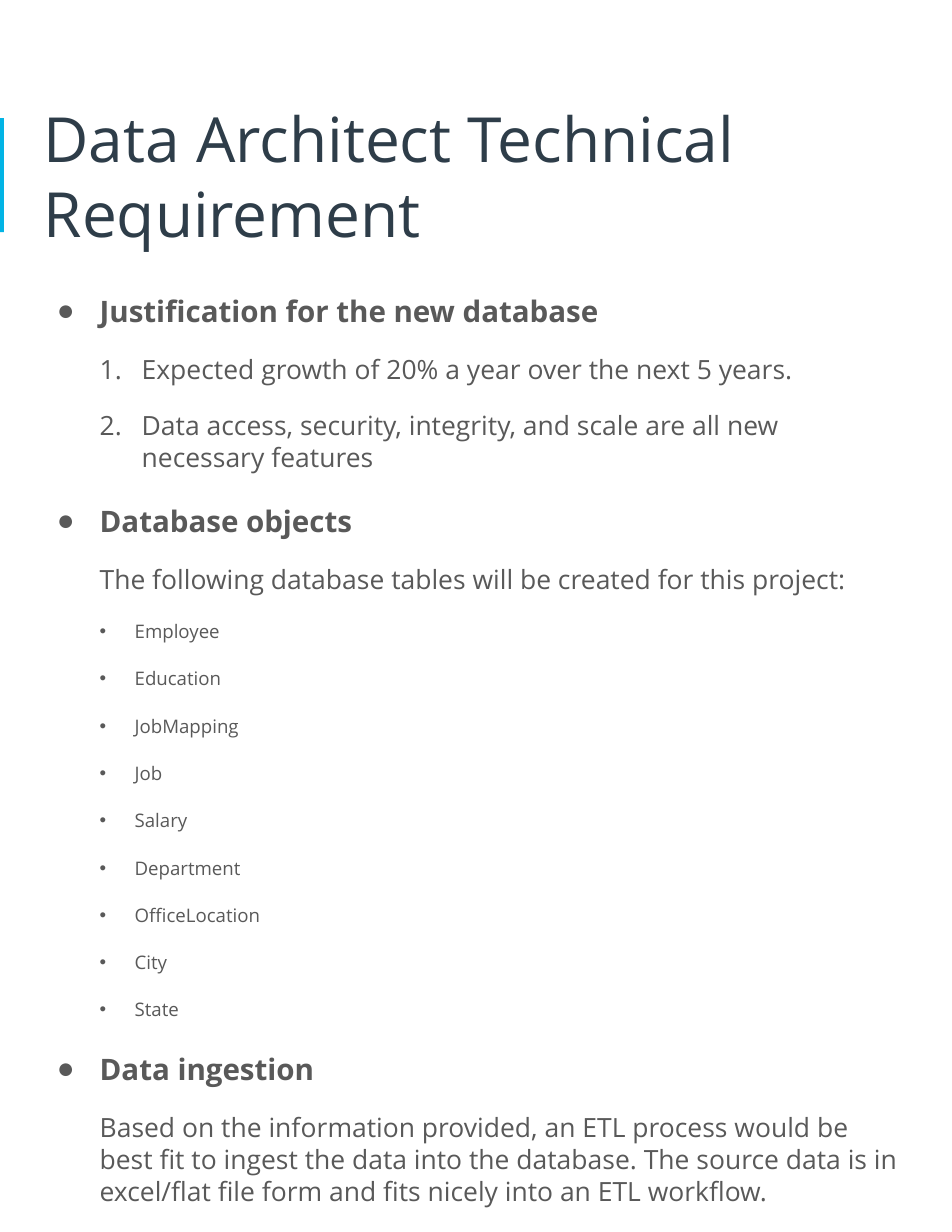
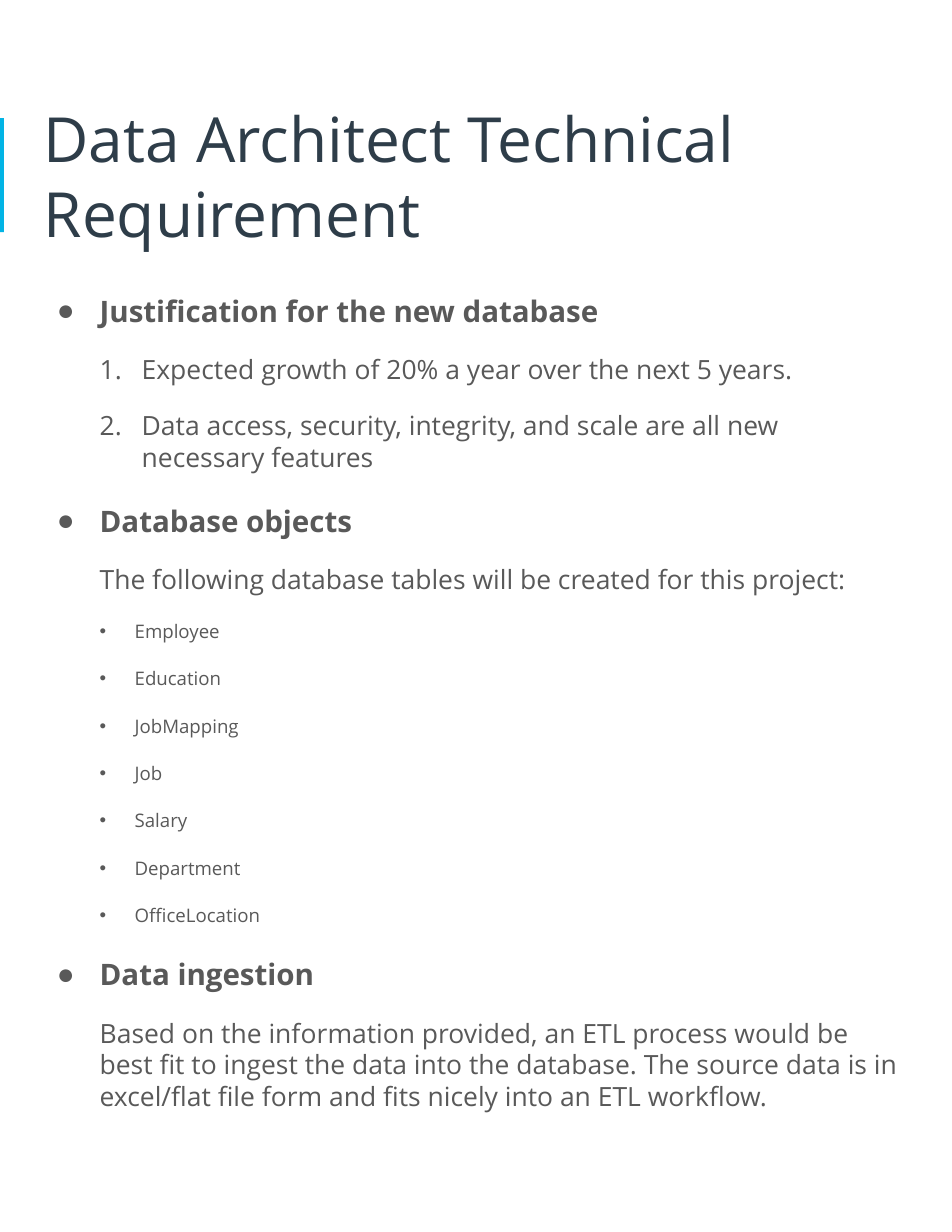
Before and after one commit to elok/Data-Architect-ND-HR-Database, a slide deck: slide 7 of Proposal.pptx. Drawn at 952x1232 pixels with LibreOffice and Linux fonts; fonts in the diff are those of the drawing. Boxes give left, top, right and bottom in pixels: in the first picture for what was removed or moved away, otherwise in the second. Text is boxed around its words. In the diff, an @@ line names an element or a change of style, - is before the commit and + after.

Commit message:
removed state and city table. updated all ID fields. fixed answers.

```diff
--- a/Proposal.pptx
+++ b/Proposal.pptx
@@ text at [135,955,179,1016]: paragraphs removed @@
-• City
-• State
```
Also in this commit, not shown: 9 other slides changed, 3 other files.
